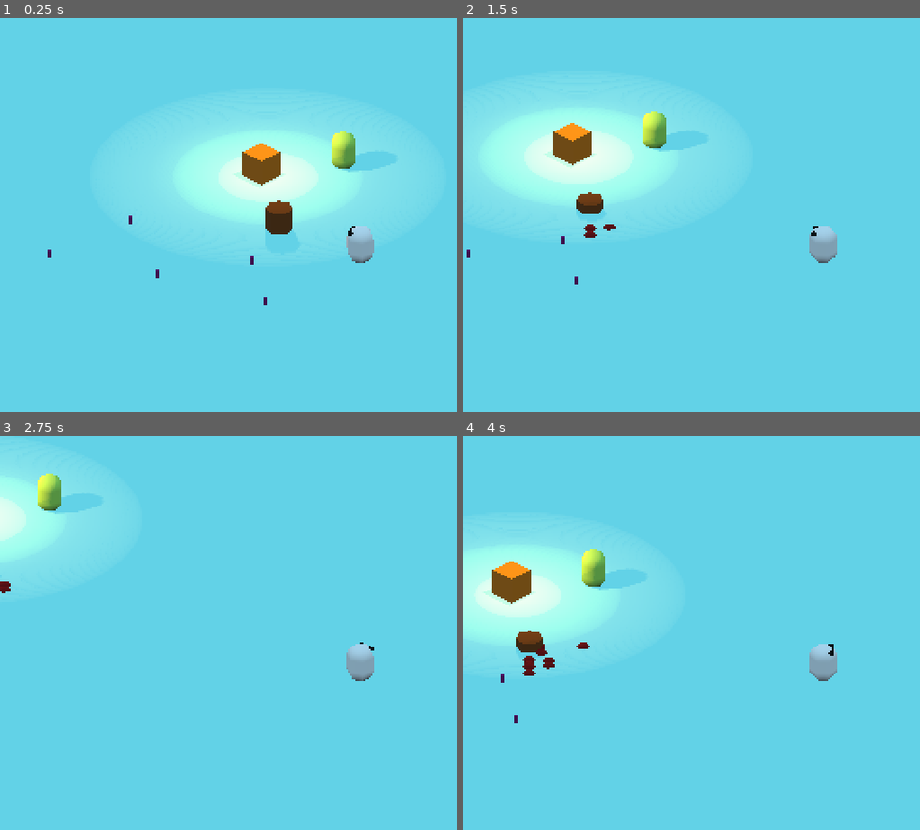
Above: before the commit, frames 1-4 (two rows, left to right).
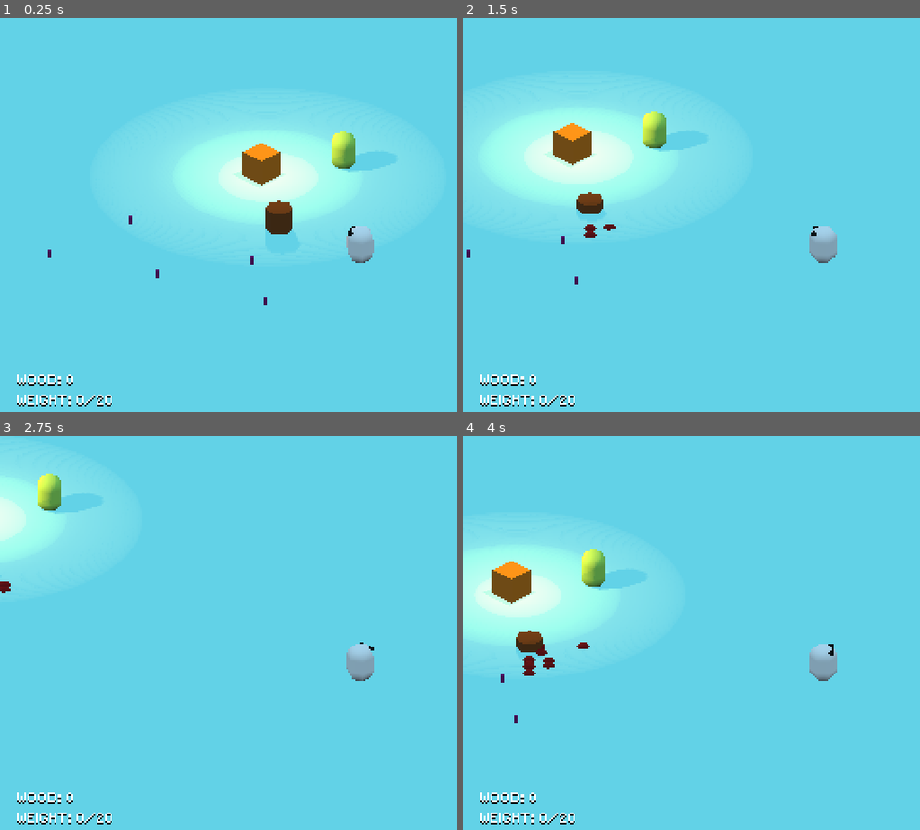
Above: after the commit, the same moments.

Repository: guilhermehto/ludum-dare-46
Game: Godot game, scene res://Game.tscn
The game is run twice, just before and just after one commit, with the same random seed, the same clock (stepped at 60 frames per second) and the same inputs.
Inputs (mouse positions are in pixels of both pictures, inside the frame that each line leads up to):
- Up to frame 1 (0.25 s): no input
- Up to frame 2 (1.5 s): tap Enter (ui_accept) at 0.5, 0.77 s; move the mouse to (outside the picture) at 0.52 s; press the mouse at (outside the picture) at 0.53 s; hold D (move_right) 0.53-1.28 s; move the mouse to (677, 242) at 1.27 s; release the mouse at (677, 242) at 1.28 s; hold S (move_down) from 1.28 s (still down); click (677, 242) at 1.35 s
- Up to frame 3 (2.75 s): tap Enter (ui_accept) at 1.52 s; move the mouse to (429, 550) at 2.02 s; release S (move_down) at 2.03 s; press the mouse at (429, 550) at 2.03 s; hold D (move_right) from 2.03 s (still down)
- Up to frame 4 (4 s): move the mouse to (787, 719) at 2.77 s; release D (move_right) at 2.78 s; release the mouse at (787, 719) at 2.78 s; hold W (move_up) 2.78-3.53 s; click (787, 719) at 2.85 s; tap Enter (ui_accept) at 3.02, 3.77 s; move the mouse to (outside the picture) at 3.52 s; press the mouse at (outside the picture) at 3.53 s; hold A (move_left) from 3.53 s (still down)

The runs differ from the first frame. In frame 1, 0.5% of the frame differs, in the area x 3-25%, y 90-99%; in frame 2, 0.5%; in frame 3, 0.5%; in frame 4, 0.5%.
Error in both runs: Trying to assign value of type 'CollisionShape' to a variable of type 'Area'. (res://items/Axe.gd:5)

Commit message:
Added simple interface

Diff:
--- a/Game.tscn
+++ b/Game.tscn
@@ -7,23 +7,27 @@
 [ext_resource path="res://static/trees/twig/PickupTwig.tscn" type="PackedScene" id=5]
 [ext_resource path="res://actors/villager/Villager.tscn" type="PackedScene" id=6]
 [ext_resource path="res://static/light/ShadowTest.gd" type="Script" id=7]
+[ext_resource path="res://interface/GUI.tscn" type="PackedScene" id=8]
+[ext_resource path="res://utils/GlobalSignals.tscn" type="PackedScene" id=9]
 
 [sub_resource type="PlaneMesh" id=1]
 size = Vector2( 150, 150 )
 
-[sub_resource type="SpatialMaterial" id=4]
+[sub_resource type="SpatialMaterial" id=2]
 albedo_color = Color( 0.607843, 1, 0.980392, 1 )
 
-[sub_resource type="ConcavePolygonShape" id=2]
+[sub_resource type="ConcavePolygonShape" id=3]
 data = PoolVector3Array( 75, 0, 75, -75, 0, 75, 75, 0, -75, -75, 0, 75, -75, 0, -75, 75, 0, -75 )
 
 [node name="Game" type="Node"]
 script = ExtResource( 2 )
 
+[node name="GlobalSignals" parent="." instance=ExtResource( 9 )]
+
 [node name="MeshInstance" type="MeshInstance" parent="."]
 transform = Transform( 0.707107, 0, -0.707107, 0, 1, 0, 0.707107, 0, 0.707107, 0, 0.238391, 0 )
 mesh = SubResource( 1 )
-material/0 = SubResource( 4 )
+material/0 = SubResource( 2 )
 
 [node name="Bonfire" parent="MeshInstance" instance=ExtResource( 3 )]
 transform = Transform( 1, 0, 0, 0, 1, 0, 0, 0, 1, -14.2514, 1.00001, -3.92798 )
@@ -91,4 +95,6 @@
 shadow_bias = 16.0
 omni_range = 8.0
 omni_attenuation = 0.143588
+
+[node name="GUI" parent="." instance=ExtResource( 8 )]
 [connection signal="timeout" from="ShadowTest/Timer" to="ShadowTest" method="_on_Timer_timeout"]
--- a/actors/player/Inventory.gd
+++ b/actors/player/Inventory.gd
@@ -10,7 +10,14 @@
 func add_item(item) -> void:
 	if capacity < item.weight:
 		return
+
+	capacity -= item.weight
+
 	if item is Wood:
 		woods.add_child(item)
-
-	capacity -= item.weight
+		GlobalSignals.emit_inventory_item_added({
+			"item": item,
+			"carrying_weight": weight_limit - capacity,
+			"weight_limit": weight_limit,
+			"carrying": woods.get_child_count()
+		})
--- /dev/null
+++ b/interface/GUI.gd
@@ -0,0 +1,9 @@
+extends Control
+
+onready var inventory = $Inventory
+
+func _ready() -> void:
+	GlobalSignals.connect("inventory_item_added", self, "_on_inventory_item_added")
+
+func _on_inventory_item_added(info):
+	inventory.update_text(info)
--- /dev/null
+++ b/interface/GUI.tscn
@@ -0,0 +1,75 @@
+[gd_scene load_steps=4 format=2]
+
+[ext_resource path="res://interface/fonts/small-pixel.tres" type="DynamicFont" id=1]
+[ext_resource path="res://interface/GUI.gd" type="Script" id=2]
+[ext_resource path="res://interface/InventoryInterface.gd" type="Script" id=3]
+
+[node name="GUI" type="Control"]
+anchor_right = 1.0
+anchor_bottom = 1.0
+margin_left = 10.0
+margin_top = 10.0
+margin_right = -10.0
+margin_bottom = -10.0
+script = ExtResource( 2 )
+__meta__ = {
+"_edit_use_anchors_": false
+}
+
+[node name="Notification" type="Label" parent="."]
+visible = false
+anchor_left = 0.5
+anchor_top = 0.5
+anchor_right = 0.5
+anchor_bottom = 0.5
+margin_left = -50.5
+margin_top = -4.0
+margin_right = 50.5
+margin_bottom = 4.0
+custom_fonts/font = ExtResource( 1 )
+custom_colors/font_color = Color( 1, 1, 1, 1 )
+custom_colors/font_color_shadow = Color( 0, 0, 0, 1 )
+custom_constants/shadow_offset_x = 0
+text = "Bonfire already full"
+__meta__ = {
+"_edit_use_anchors_": false
+}
+
+[node name="Inventory" type="VBoxContainer" parent="."]
+anchor_top = 1.0
+anchor_bottom = 1.0
+margin_top = -40.0
+margin_right = 40.0
+alignment = 2
+script = ExtResource( 3 )
+__meta__ = {
+"_edit_use_anchors_": false
+}
+
+[node name="Wood" type="HBoxContainer" parent="Inventory"]
+margin_top = 20.0
+margin_right = 61.0
+margin_bottom = 28.0
+
+[node name="Label" type="Label" parent="Inventory/Wood"]
+margin_right = 39.0
+margin_bottom = 8.0
+custom_fonts/font = ExtResource( 1 )
+custom_colors/font_color = Color( 1, 1, 1, 1 )
+custom_colors/font_color_shadow = Color( 0, 0, 0, 1 )
+custom_constants/shadow_offset_x = 0
+text = "Wood: 33"
+
+[node name="Capacity" type="HBoxContainer" parent="Inventory"]
+margin_top = 32.0
+margin_right = 61.0
+margin_bottom = 40.0
+
+[node name="Label" type="Label" parent="Inventory/Capacity"]
+margin_right = 61.0
+margin_bottom = 8.0
+custom_fonts/font = ExtResource( 1 )
+custom_colors/font_color = Color( 1, 1, 1, 1 )
+custom_colors/font_color_shadow = Color( 0, 0, 0, 1 )
+custom_constants/shadow_offset_x = 0
+text = "Weight: 13/20"
--- /dev/null
+++ b/interface/InventoryInterface.gd
@@ -0,0 +1,13 @@
+extends VBoxContainer
+
+onready var wood_label : Label = $Wood/Label
+onready var capacity_label : Label = $Capacity/Label
+
+func _ready() -> void:
+	wood_label.text = "Wood: 0"
+	capacity_label.text = "Weight: 0/20"
+
+func update_text(info) -> void:
+	if info.item is Wood:
+		wood_label.text = "Wood: %s" % info.carrying
+	capacity_label.text = "Weight: %s/%s" % [info.carrying_weight, info.weight_limit]
--- /dev/null
+++ b/interface/fonts/small-pixel.tres
@@ -0,0 +1,7 @@
+[gd_resource type="DynamicFont" load_steps=2 format=2]
+
+[ext_resource path="res://interface/fonts/small_pixel.ttf" type="DynamicFontData" id=1]
+
+[resource]
+size = 8
+font_data = ExtResource( 1 )
--- a/project.godot
+++ b/project.godot
@@ -41,6 +41,10 @@
 config/name="Ludum Dare 46"
 run/main_scene="res://Game.tscn"
 config/icon="res://icon.png"
+
+[autoload]
+
+GlobalSignals="*res://utils/GlobalSignals.tscn"
 
 [display]
 
--- /dev/null
+++ b/utils/GlobalSignals.gd
@@ -0,0 +1,6 @@
+extends Node
+
+signal inventory_item_added(info)
+
+func emit_inventory_item_added(info):
+	emit_signal("inventory_item_added", info)
--- /dev/null
+++ b/utils/GlobalSignals.tscn
@@ -0,0 +1,6 @@
+[gd_scene load_steps=2 format=2]
+
+[ext_resource path="res://utils/GlobalSignals.gd" type="Script" id=1]
+
+[node name="GlobalSignals" type="Node"]
+script = ExtResource( 1 )
Not shown: 2 places in Game.tscn that only renumber resources
Binary file added: interface/fonts/small_pixel.ttf
